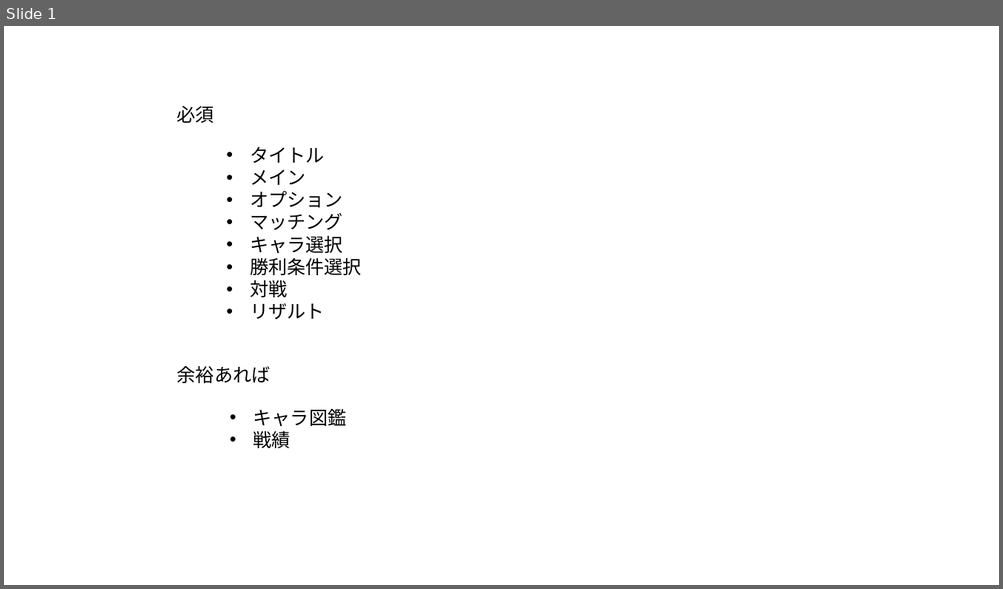
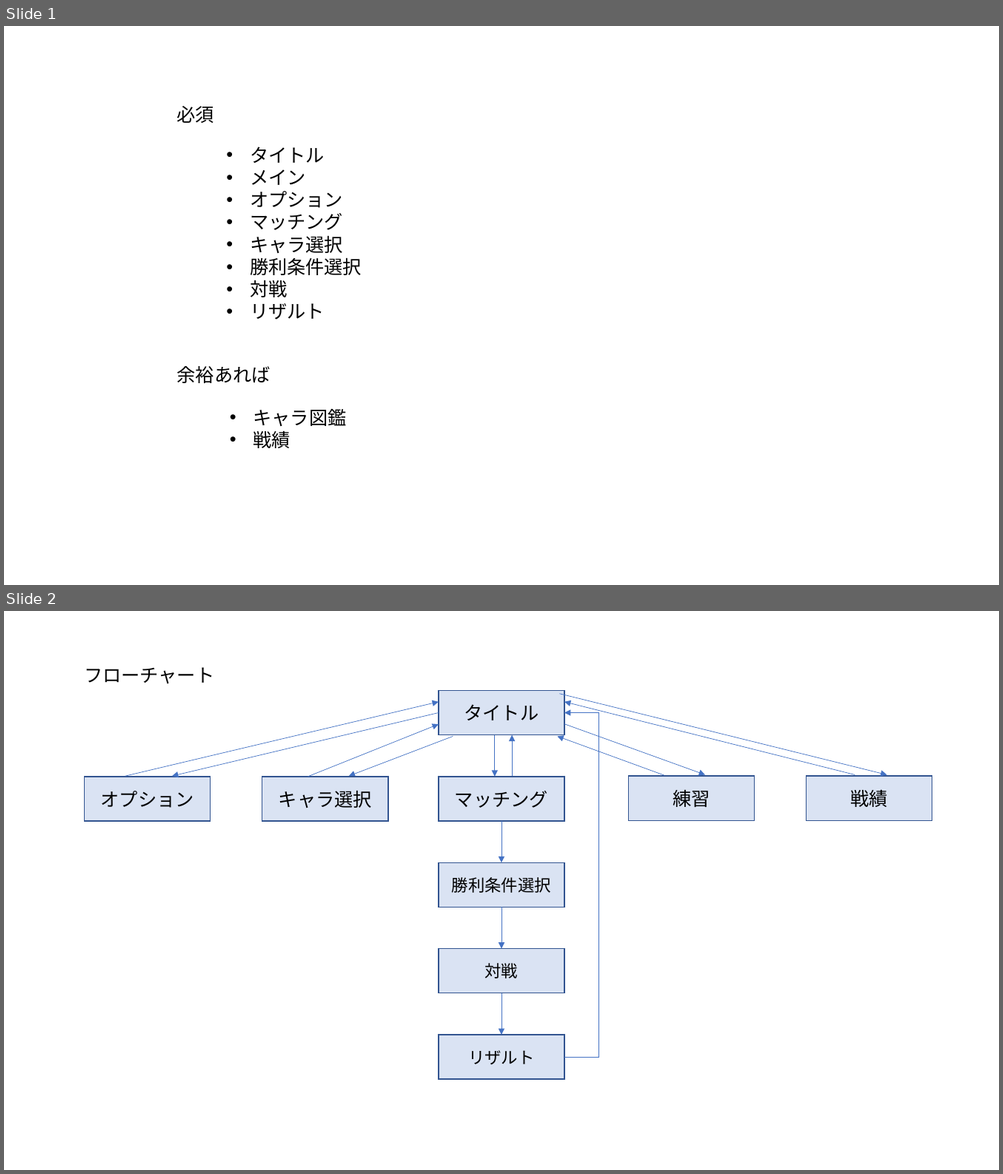
Before and after one commit to soushi1116/Employment, a slide deck: 仕様書/シーン.pptx. Shown one above the other, each under a label of ours: slide 1 before the commit, slides 1 and 2 after it. The pictures are 1003x589 and 1003x1174 pixels, drawn with LibreOffice and Linux fonts; fonts in the diff are those of the drawing. Boxes give left, top, right and bottom in pixels: in the first picture for what was removed or moved away, otherwise in the second. Text is boxed around its words. In the diff, an @@ line names an element or a change of style, - is before the commit and + after.

```diff
--- a/仕様書/シーン.pptx
+++ b/仕様書/シーン.pptx
@@ slide 2 added at (4,611,999,1170), background #FFFFFF @@
@@ text added at (84,667,214,684), 18 pt, text #000000 @@
+フローチャート
@@ rectangle added at (438,691,564,735), fill #DAE3F3, outline #325491 1 pt, 18 pt, text #000000 @@
+タイトル
@@ arrow added from (559, 694) to (887, 775), #4472C4 0.5 pt @@
@@ arrow added from (125, 776) to (438, 702), #4472C4 0.5 pt @@
@@ arrow added from (438, 712) to (172, 776), #4472C4 0.5 pt @@
@@ arrow added from (599, 712) to (564, 712), #4472C4 0.5 pt @@
@@ arrow added from (854, 775) to (564, 702), #4472C4 0.5 pt @@
@@ line added from (599, 1057) to (599, 712), #4472C4 0.5 pt @@
@@ arrow added from (307, 777) to (438, 724), #4472C4 0.5 pt @@
@@ arrow added from (453, 736) to (349, 776), #4472C4 0.5 pt @@
@@ arrow added from (495, 735) to (495, 777), #4472C4 0.5 pt @@
@@ arrow added from (512, 776) to (512, 735), #4472C4 0.5 pt @@
@@ arrow added from (664, 775) to (558, 736), #4472C4 0.5 pt @@
@@ arrow added from (564, 724) to (706, 775), #4472C4 0.5 pt @@
@@ rectangle added at (85,777,210,821), fill #DAE3F3, outline #325491 1 pt, 18 pt, text #000000 @@
+オプション
@@ rectangle added at (262,777,388,821), fill #DAE3F3, outline #325491 1 pt, 18 pt, text #000000 @@
+キャラ選択
@@ rectangle added at (438,777,564,821), fill #DAE3F3, outline #325491 1 pt, 18 pt, text #000000 @@
+マッチング
@@ rectangle added at (629,776,754,820), fill #DAE3F3, outline #325491 1 pt, 18 pt, text #000000 @@
+練習
@@ rectangle added at (806,776,932,820), fill #DAE3F3, outline #325491 1 pt, 18 pt, text #000000 @@
+戦績
@@ arrow added from (502, 821) to (502, 863), #4472C4 0.5 pt @@
@@ rectangle added at (438,863,564,908), fill #DAE3F3, outline #325491 1 pt, 16 pt, text #000000 @@
+勝利条件選択
@@ arrow added from (502, 907) to (502, 949), #4472C4 0.5 pt @@
@@ rectangle added at (438,949,564,994), fill #DAE3F3, outline #325491 1 pt, 16 pt, text #000000 @@
+対戦
@@ arrow added from (502, 994) to (502, 1035), #4472C4 0.5 pt @@
@@ rectangle added at (438,1035,564,1079), fill #DAE3F3, outline #325491 1 pt, 16 pt, text #000000 @@
+リザルト
@@ line added from (564, 1057) to (599, 1057), #4472C4 0.5 pt @@
```
Also in this commit, not shown: 7 slides changed, 5 other slides added, 1 slide removed, 2 other files.
